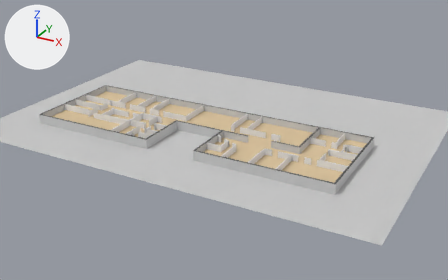
The FBX model Assets/Models/office.FBX, before and after one commit.
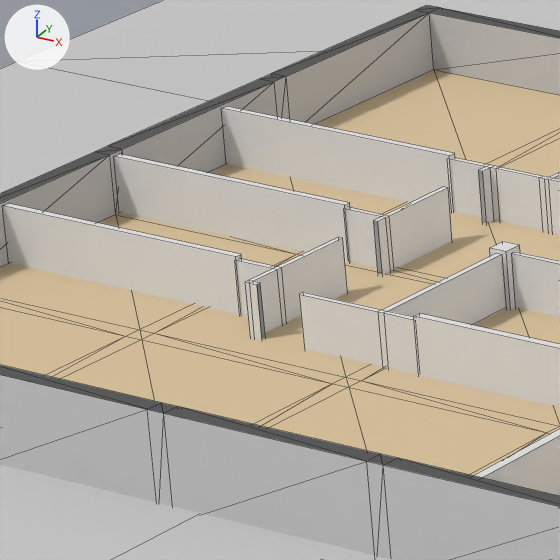
Each version appears first from a 50 mm camera at (41.5, -68.3, 33.9) aimed at (3.3, 1.1, -0.8), and next in a close-up on the part from 14% to 26% of the width and 30% to 49% of the height. Every picture has the same lights, and +X, +Y and +Z are marked at upper left. The close-ups show mesh edges as thin lines. Where no turn or scale is listed for an object, it has been applied to the vertices.

Objects in the first close-up: 'Base', 'Print', 'Walls', 'Windows'.
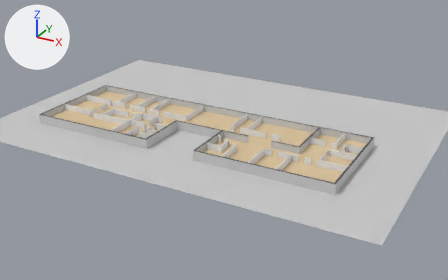
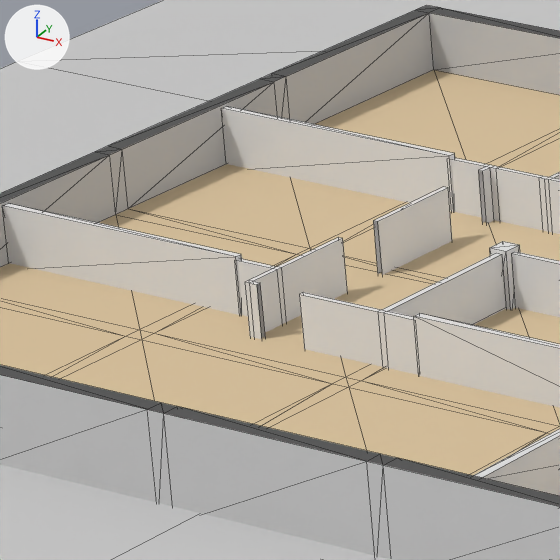
Changed parts and their boxes [x1, y1, x2, y2] in the close-ups (560 x 560 px):
part 1 of me_mesh_002, deleted: before [114, 154, 350, 263]
part 2 of me_mesh_003, cut back: before [346, 187, 452, 275]; after [373, 187, 452, 275]

The change, as a list of edits to the scene's bpy script:
```text
Change me_mesh_002:
    where me_mesh_002.from_pydata(...)  # 328 vertices, 265 faces; spans x -18.6..25.9, y -12.5..2.2, z 0.0..1.0
    used by ob_walls; location = (-3.65, 5.18, 0.0)
    me_mesh_002 part 1: the loose piece of 8 vertices spanning x -18.6..-14.2, y -5.2..-5.1, z 0.0..1.0 is deleted
Change me_mesh_003:
    used by ob_windows; location = (20.02, 1.31, 0.0)
    remove me_mesh_003.from_pydata(...)  # 352 vertices, 280 faces; spans x -38.0..0.1, y -4.3..3.0, z 0.1..1.0
    add me_mesh_003.from_pydata(...)  # 340 vertices, 268 faces; spans x -38.0..0.1, y -4.3..3.0, z 0.1..1.0
    me_mesh_003 part 2
    12 vertices are removed from x -38.0..-37.2, y -1.3, z 0.1..1.0
    16 faces are deleted
    4 new faces join them
```
